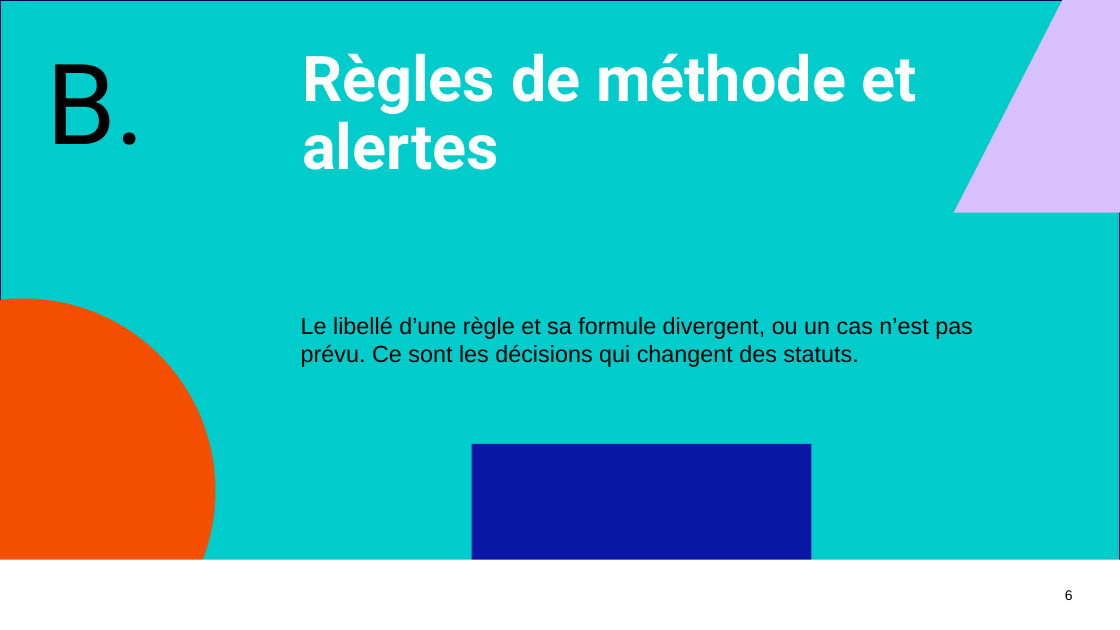
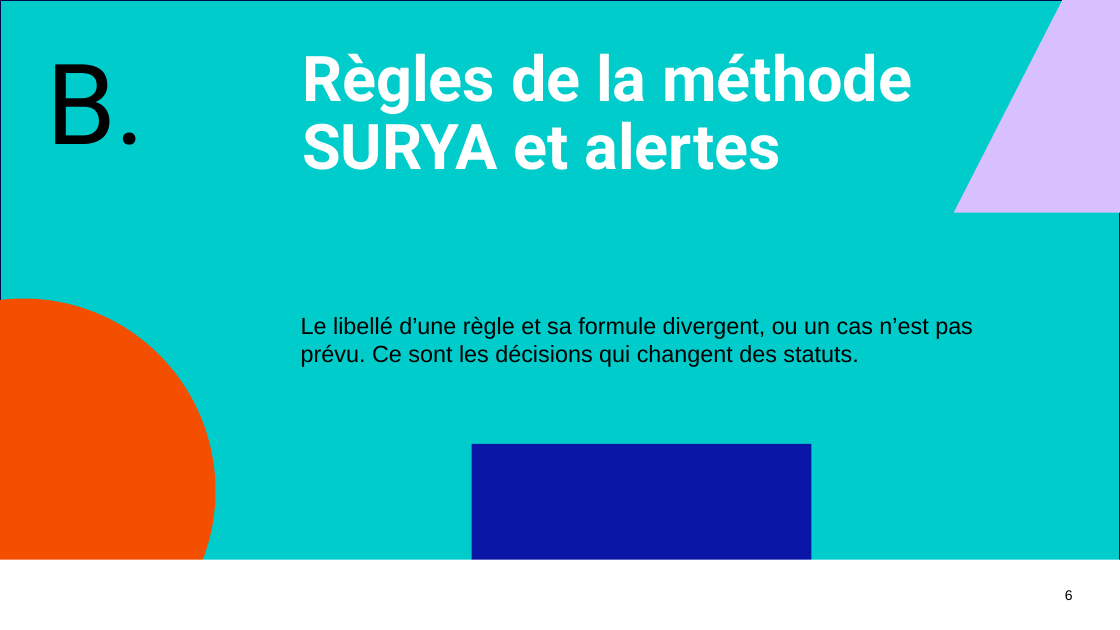
Before and after one commit to benjaminlallemand44/outilplancanicule_methodosurya, a slide deck: slide 6 of docs/presentation/Points_a_trancher_reunion.pptx. Drawn at 1120x630 pixels with LibreOffice and Linux fonts; fonts in the diff are those of the drawing; background and template pictures are left out. Boxes give left, top, right and bottom in pixels: in the first picture for what was removed or moved away, otherwise in the second. Text is boxed around its words. In the diff, an @@ line names an element or a change of style, - is before the commit and + after.

```diff
--- a/docs/presentation/Points_a_trancher_reunion.pptx
+++ b/docs/presentation/Points_a_trancher_reunion.pptx
@@ text at (302, 53, 912, 170): text changed @@
-Règles de méthode et alertes
+Règles de la méthode SURYA et alertes
```
Also in this commit, not shown: 8 other slides changed, 15 other files.
